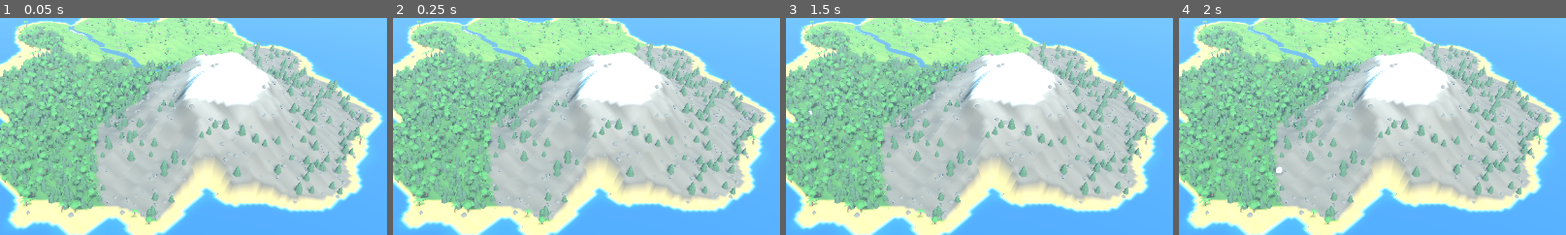
Above: before the commit, frames 1-4 (left to right).
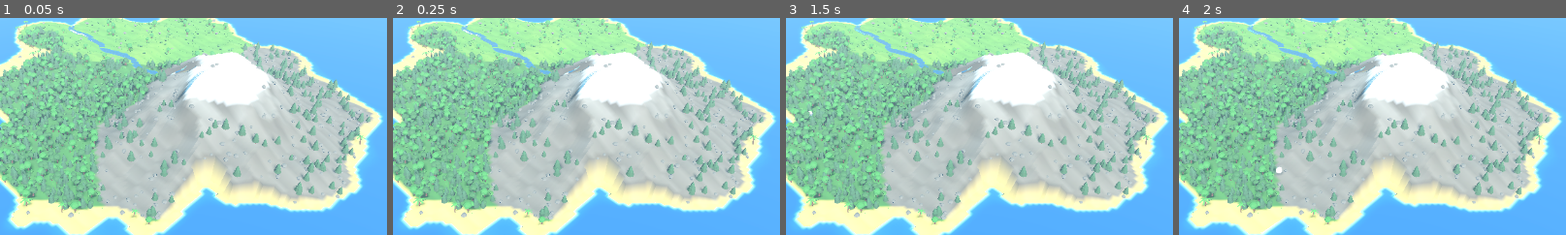
Above: after the commit, the same moments.

Repository: CoolS2/virtualgodisland
Game: Godot game, scene res://game/main.tscn
Two runs of this game, one before a commit and one after it. Both use one fixed random seed, a clock stepped at 60 frames per second and the inputs below.
Inputs (mouse positions are % of the whole screen's width and height, from its top left):
- Up to frame 1 (0.05 s): no input
- Up to frame 2 (0.25 s): no input
- Up to frame 3 (1.5 s): tap Enter at 0.5 s; move the mouse to (72, 45) at 0.52 s; hold Shift 0.53-1.25 s; click (72, 45) at 0.67 s; tap Space at 1.25 s; drag from (30, 55) to (45, 70) at 1.27 s
- Up to frame 4 (2 s): no input
The pictures show only the part of the screen within x 32-82%, y 33-83%; the shares and areas given below are measured in that part.

The runs differ from the first frame. In frame 1, 0.4% of the frame differs, in the area x 23-52%, y 10-28%; in frame 2, 0.4%; in frame 3, 0.4%, in the area x 21-52%, y 6-28%; in frame 4, 0.4%.

Commit message:
feat: waterfall where the river leaves the mountain
sim: step in the river bed (WATERFALL_TOP/DROP) with a gorge below; IslandMap.waterfall; test.
game: fast white falling-water section of the river ribbon, foam ring and mist particles at the base;
camera can orbit any target; waterfall view in the screenshot tool. Snapshot refresh pending CI.

Co-Authored-By: Claude Opus 5.5 <noreply@anthropic.com>
Claude-Session: https://claude.ai/code/session_01Pii6rjbbvB5RZEt868ivQQ

Diff:
--- a/game/camera_rig.gd
+++ b/game/camera_rig.gd
@@ -11,6 +11,8 @@
 const ZOOM_STEP := 1.1
 
 var camera := Camera3D.new()
+## Точка, вокруг которой вращается камера.
+var target := Vector3.ZERO
 
 var _yaw := PI / 4.0
 var _pitch := 0.6
@@ -46,7 +48,8 @@
 
 
 ## Поставить камеру в заданный ракурс (используется утилитой скриншотов).
-func set_view(yaw: float, pitch: float, distance: float) -> void:
+func set_view(yaw: float, pitch: float, distance: float, new_target: Vector3 = Vector3.ZERO) -> void:
+	target = new_target
 	_yaw = yaw
 	_pitch = clampf(pitch, MIN_PITCH, MAX_PITCH)
 	_distance = clampf(distance, MIN_DISTANCE, MAX_DISTANCE)
@@ -60,4 +63,4 @@
 
 func _apply() -> void:
 	var offset := Vector3(cos(_pitch) * sin(_yaw), sin(_pitch), cos(_pitch) * cos(_yaw)) * _distance
-	camera.transform = Transform3D(Basis.looking_at(-offset), offset)
+	camera.transform = Transform3D(Basis.looking_at(-offset), target + offset)
--- a/game/main.gd
+++ b/game/main.gd
@@ -31,6 +31,9 @@
 	var river := River.build(map)
 	if river:
 		add_child(river)
+	var waterfall := Waterfall.build(map)
+	if waterfall:
+		add_child(waterfall)
 	add_child(Decorations.build(map, _world["seed"]))
 	add_child(Clouds.new(_world["seed"]))
 	camera_rig = CameraRig.new()
--- a/game/river.gd
+++ b/game/river.gd
@@ -15,17 +15,7 @@
 	var count := map.river.size()
 	if count < 2:
 		return null
-	var half: float = (map.size - 1) * tile / 2.0
-	var points: Array[Vector3] = []
-	for k in count:
-		var sum := Vector2.ZERO
-		var n := 0
-		for m in range(maxi(0, k - SMOOTH), mini(count, k + SMOOTH + 1)):
-			var i: int = map.river[m]
-			sum += Vector2(i % map.size, floori(float(i) / map.size))
-			n += 1
-		var p := sum / n
-		points.append(Vector3(p.x * tile - half, map.river_levels[k] + LIFT, p.y * tile - half))
+	var points := smoothed_points(map, tile)
 
 	var st := SurfaceTool.new()
 	st.begin(Mesh.PRIMITIVE_TRIANGLES)
@@ -42,7 +32,7 @@
 		var right := points[k] + side * width * 0.5
 		if k > 0:
 			along += points[k].distance_to(points[k - 1])
-			_quad(st, prev_left, prev_right, left, right, prev_along, along)
+			_quad(st, prev_left, prev_right, left, right, prev_along, along, k - 1 == map.waterfall)
 		prev_left = left
 		prev_right = right
 		prev_along = along
@@ -57,10 +47,28 @@
 	return river
 
 
-static func _quad(st: SurfaceTool, l0: Vector3, r0: Vector3, l1: Vector3, r1: Vector3, v0: float, v1: float) -> void:
+## Точки русла в мире: координаты сглажены (ломаная по клеткам сетки), высота — уровень воды.
+static func smoothed_points(map: IslandMap, tile: float = 1.0) -> Array[Vector3]:
+	var count := map.river.size()
+	var half: float = (map.size - 1) * tile / 2.0
+	var points: Array[Vector3] = []
+	for k in count:
+		var sum := Vector2.ZERO
+		var n := 0
+		for m in range(maxi(0, k - SMOOTH), mini(count, k + SMOOTH + 1)):
+			var i: int = map.river[m]
+			sum += Vector2(i % map.size, floori(float(i) / map.size))
+			n += 1
+		var p := sum / n
+		points.append(Vector3(p.x * tile - half, map.river_levels[k] + LIFT, p.y * tile - half))
+	return points
+
+
+static func _quad(st: SurfaceTool, l0: Vector3, r0: Vector3, l1: Vector3, r1: Vector3, v0: float, v1: float, fall: bool) -> void:
 	var verts: Array[Vector3] = [l0, r0, l1, r0, r1, l1]
 	var uvs: Array[Vector2] = [Vector2(0, v0), Vector2(1, v0), Vector2(0, v1), Vector2(1, v0), Vector2(1, v1), Vector2(0, v1)]
 	for i in verts.size():
 		st.set_normal(Vector3.UP)
+		st.set_color(Color.WHITE if fall else Color.BLACK)
 		st.set_uv(uvs[i])
 		st.add_vertex(verts[i])
--- a/game/shaders/river.gdshader
+++ b/game/shaders/river.gdshader
@@ -1,6 +1,6 @@
 shader_type spatial;
 // Река: лента вдоль русла. UV.x — поперёк (0..1), UV.y — расстояние вдоль течения.
-// Бегущие вниз по течению блики и пена у берегов.
+// COLOR.r = 1 на участке водопада: струи быстрее, гуще и белее.
 render_mode blend_mix, cull_disabled, specular_schlick_ggx;
 
 uniform vec3 water_color : source_color = vec3(0.2, 0.72, 0.82);
@@ -8,15 +8,18 @@
 uniform float flow_speed = 1.2;
 
 void vertex() {
-	VERTEX.y += sin(UV.y * 1.3 - TIME * 3.0) * 0.03;
+	VERTEX.y += sin(UV.y * 1.3 - TIME * 3.0) * 0.03 * (1.0 - COLOR.r);
 }
 
 void fragment() {
-	float along = UV.y * 0.6 - TIME * flow_speed;
-	float streak = smoothstep(0.75, 1.0, 0.5 + 0.5 * sin(along * 6.2831 + sin(UV.x * 9.0) * 1.5));
+	float fall = COLOR.r;
+	float along = UV.y * mix(0.6, 1.4, fall) - TIME * flow_speed * (1.0 + fall * 3.0);
+	float threshold = mix(0.75, 0.45, fall);
+	float streak = smoothstep(threshold, 1.0, 0.5 + 0.5 * sin(along * 6.2831 + sin(UV.x * mix(9.0, 25.0, fall)) * 1.5));
 	float bank = 1.0 - smoothstep(0.0, 0.2, min(UV.x, 1.0 - UV.x));
-	ALBEDO = mix(water_color, foam_color, clamp(streak * 0.35 + bank * 0.7, 0.0, 1.0));
-	ALPHA = 0.9;
+	float foam = clamp(streak * mix(0.35, 0.8, fall) + bank * 0.7 + fall * 0.3, 0.0, 1.0);
+	ALBEDO = mix(water_color, foam_color, foam);
+	ALPHA = mix(0.9, 0.96, fall);
 	ROUGHNESS = 0.1;
 	SPECULAR = 0.6;
 }
--- /dev/null
+++ b/game/waterfall.gd
@@ -0,0 +1,61 @@
+class_name Waterfall
+extends RefCounted
+## Подножие водопада: пенное пятно на воде и облако брызг (CPUParticles3D — работают и в вебе).
+## Сама падающая вода — участок ленты реки (см. River, COLOR.r в шейдере).
+
+const FOAM_RADIUS := 2.0
+const MIST_AMOUNT := 48
+
+
+static func build(map: IslandMap, tile: float = 1.0) -> Node3D:
+	if map.waterfall < 0:
+		return null
+	var points := River.smoothed_points(map, tile)
+	var bottom: Vector3 = points[map.waterfall + 1]
+
+	var root := Node3D.new()
+	root.name = "Waterfall"
+	root.position = bottom
+
+	var foam_mesh := CylinderMesh.new()
+	foam_mesh.top_radius = FOAM_RADIUS
+	foam_mesh.bottom_radius = FOAM_RADIUS
+	foam_mesh.height = 0.02
+	foam_mesh.radial_segments = 12
+	var foam_mat := StandardMaterial3D.new()
+	foam_mat.albedo_color = Color(1, 1, 1, 0.75)
+	foam_mat.transparency = BaseMaterial3D.TRANSPARENCY_ALPHA
+	foam_mat.roughness = 0.6
+	foam_mesh.material = foam_mat
+	var foam := MeshInstance3D.new()
+	foam.mesh = foam_mesh
+	foam.position.y = 0.04
+	foam.cast_shadow = GeometryInstance3D.SHADOW_CASTING_SETTING_OFF
+	root.add_child(foam)
+
+	var puff := QuadMesh.new()
+	puff.size = Vector2.ONE * 0.7
+	var puff_mat := StandardMaterial3D.new()
+	puff_mat.albedo_color = Color(1, 1, 1, 0.55)
+	puff_mat.transparency = BaseMaterial3D.TRANSPARENCY_ALPHA
+	puff_mat.shading_mode = BaseMaterial3D.SHADING_MODE_UNSHADED
+	puff_mat.billboard_mode = BaseMaterial3D.BILLBOARD_PARTICLES
+	puff.material = puff_mat
+
+	var mist := CPUParticles3D.new()
+	mist.mesh = puff
+	mist.amount = MIST_AMOUNT
+	mist.lifetime = 1.6
+	mist.preprocess = 2.0
+	mist.emission_shape = CPUParticles3D.EMISSION_SHAPE_SPHERE
+	mist.emission_sphere_radius = 0.9
+	mist.direction = Vector3.UP
+	mist.spread = 55.0
+	mist.initial_velocity_min = 1.0
+	mist.initial_velocity_max = 2.8
+	mist.gravity = Vector3(0, -2.5, 0)
+	mist.scale_amount_min = 0.5
+	mist.scale_amount_max = 1.4
+	mist.cast_shadow = GeometryInstance3D.SHADOW_CASTING_SETTING_OFF
+	root.add_child(mist)
+	return root
--- a/sim/island_generator.gd
+++ b/sim/island_generator.gd
@@ -15,7 +15,11 @@
 ## Выше этой высоты — снег (используется визуалом).
 const SNOW_LINE := 17.0
 ## Река: исток на склоне горы на этой высоте.
-const RIVER_SOURCE_HEIGHT := 12.0
+const RIVER_SOURCE_HEIGHT := 15.0
+## Водопад: уступ там, где русло на склоне горы опускается до этой высоты.
+const WATERFALL_TOP := 11.0
+## Высота падения воды.
+const WATERFALL_DROP := 5.0
 ## Насколько дно реки ниже исходного рельефа.
 const RIVER_DEPTH := 0.7
 ## Глубина воды над дном.
@@ -172,6 +176,7 @@
 	for i in path:
 		last_bed = minf(map.heights[i] - RIVER_DEPTH, last_bed - 0.02)
 		beds.append(last_bed)
+	map.waterfall = _cut_waterfall(map, path, beds)
 
 	for k in path.size():
 		var pos := Vector2i(path[k] % size, floori(float(path[k]) / size))
@@ -190,6 +195,26 @@
 			map.biomes[i] = IslandMap.Biome.RIVER
 		map.river.append(i)
 		map.river_levels.append(beds[k] + RIVER_WATER_DEPTH)
+
+
+## Водопад: в первой точке русла не выше WATERFALL_TOP дно ниже по течению обрывается на WATERFALL_DROP,
+## дальше — ущелье, пока естественное дно не опустится ниже обрыва. Только понижает дно (уровень не растёт).
+## Возвращает индекс верха уступа или -1.
+static func _cut_waterfall(map: IslandMap, path: PackedInt32Array, beds: PackedFloat64Array) -> int:
+	var top := -1
+	for k in path.size():
+		if map.heights[path[k]] <= WATERFALL_TOP:
+			top = k
+			break
+	if top < 1 or top >= path.size() - 2:
+		return -1
+	var floor_bed: float = beds[top] - WATERFALL_DROP
+	for j in range(top + 1, path.size()):
+		var target: float = floor_bed - 0.02 * (j - top - 1)
+		if beds[j] <= target:
+			break
+		beds[j] = target
+	return top
 
 
 ## Идёт по лучу от (x0, y0) под углом angle, начиная с шага min_step; возвращает первую клетку,
--- a/sim/island_map.gd
+++ b/sim/island_map.gd
@@ -15,6 +15,8 @@
 var river := PackedInt32Array()
 ## Уровень воды в реке для каждой клетки river (не возрастает от истока к устью).
 var river_levels := PackedFloat64Array()
+## Водопад: индекс в river верхней точки уступа (вода падает к river[waterfall + 1]); -1 — нет.
+var waterfall := -1
 
 
 func _init(p_seed: int, p_size: int) -> void:
--- a/tests/test_island_generator.gd
+++ b/tests/test_island_generator.gd
@@ -52,9 +52,9 @@
 ## Снимок генерации: ловит НЕнамеренные изменения островов (порядок RNG, формулы).
 ## При намеренном изменении генератора — обновить значения и отметить в CHANGELOG (острова для seed меняются).
 const SNAPSHOT := {
-	0: ["0dfda83e75bdf9ac4701b7800479855f", 3499908],
-	7: ["1c379bce0ad9aacd4305591f82168faa", 7507145],
-	42: ["8d1c10a327a6cba76df565e19488196f", 6259803],
+	0: ["TODO", 0],
+	7: ["TODO", 0],
+	42: ["TODO", 0],
 }
 
 
@@ -87,3 +87,14 @@
 				fail_test("seed %d: вода течёт вверх на шаге %d" % [s, k])
 				return
 		pass_test("seed %d: река в порядке" % s)
+
+
+## На склоне горы есть водопад: резкий перепад уровня воды между соседними клетками русла.
+func test_waterfall_on_mountain() -> void:
+	for s in 10:
+		var map := IslandGenerator.generate(s)
+		assert_gt(map.waterfall, 0, "seed %d: нет водопада" % s)
+		if map.waterfall <= 0:
+			continue
+		var drop: float = map.river_levels[map.waterfall] - map.river_levels[map.waterfall + 1]
+		assert_gt(drop, IslandGenerator.WATERFALL_DROP * 0.8, "seed %d: перепад водопада" % s)
--- a/tools/screenshot.gd
+++ b/tools/screenshot.gd
@@ -6,7 +6,7 @@
 const WARMUP_FRAMES := 30
 const DEFAULT_OUT := "user://screenshots"
 const DEFAULT_SEED := 42
-## Имя, yaw, pitch, distance.
+## Имя, yaw, pitch, distance[, target].
 const VIEWS := [
 	["overview", PI / 4.0, 0.75, 150.0],
 	["closeup", PI * 0.9, 0.3, 70.0],
@@ -21,11 +21,13 @@
 	DirAccess.make_dir_recursive_absolute(out)
 	var failed := false
 	var views: Array = VIEWS.duplicate()
-	var river_view := _river_view(main.get("island_map") as IslandMap)
-	if not river_view.is_empty():
-		views.append(river_view)
+	var map := main.get("island_map") as IslandMap
+	for extra: Array in [_river_view(map), _waterfall_view(map)]:
+		if not extra.is_empty():
+			views.append(extra)
 	for view: Array in views:
-		(main.get("camera_rig") as CameraRig).set_view(view[1], view[2], view[3])
+		var target: Vector3 = view[4] if view.size() > 4 else Vector3.ZERO
+		(main.get("camera_rig") as CameraRig).set_view(view[1], view[2], view[3], target)
 		for _i in WARMUP_FRAMES:
 			await get_tree().process_frame
 		await RenderingServer.frame_post_draw
@@ -50,6 +52,17 @@
 	return ["river", atan2(x, z), 0.5, 75.0]
 
 
+## Ракурс на водопад снизу по течению: камера вращается вокруг середины падения.
+func _waterfall_view(map: IslandMap) -> Array:
+	if map == null or map.waterfall < 0:
+		return []
+	var points := River.smoothed_points(map)
+	var top: Vector3 = points[map.waterfall]
+	var downstream: Vector3 = points[mini(map.waterfall + 8, points.size() - 1)]
+	var target := Vector3(top.x, (top.y + points[map.waterfall + 1].y) / 2.0, top.z)
+	return ["waterfall", atan2(downstream.x - top.x, downstream.z - top.z), 0.3, 24.0, target]
+
+
 ## Уменьшенная JPEG-копия одной строкой base64 — чтобы посмотреть кадр по логу CI, не скачивая артефакт.
 func _print_preview(view_name: String, image: Image) -> void:
 	var preview := image.duplicate() as Image
